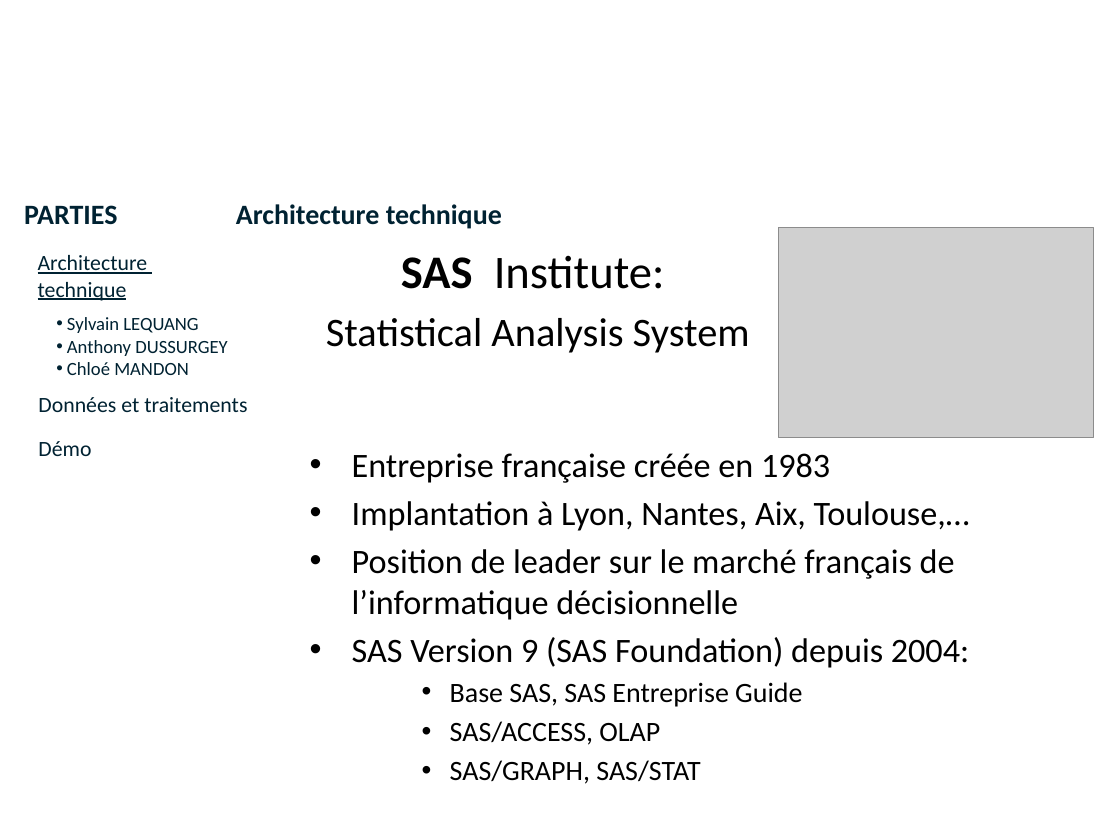
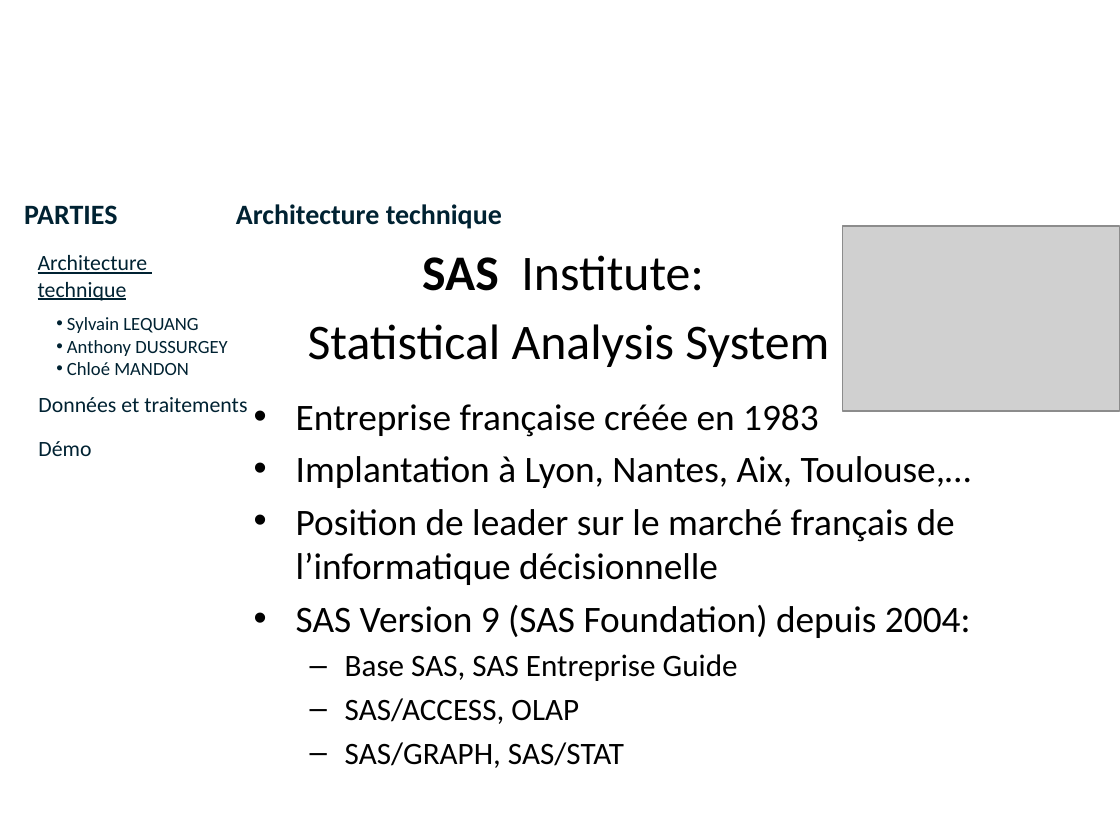
Before and after one commit to lobtec/dartiesgroupe2, a slide deck: slide 8 of PROJET/Soutenance Finale/slides_Architecture_Restitution.pptx. Drawn at 1120x840 pixels with LibreOffice and Linux fonts; fonts in the diff are those of the drawing; grey boxes stand for pictures; background and template pictures are left out. Boxes give left, top, right and bottom in pixels: in the first picture for what was removed or moved away, otherwise in the second. Text is boxed around its words. In the diff, an @@ line names an element or a change of style, - is before the commit and + after.

```diff
--- a/PROJET/Soutenance Finale/slides_Architecture_Restitution.pptx
+++ b/PROJET/Soutenance Finale/slides_Architecture_Restitution.pptx
@@ text "SAS Institute:" moved from (x1=326, y1=255, x2=750, y2=353) to (x1=308, y1=255, x2=829, y2=367) @@
@@ text "SAS Institute:" at (x1=308, y1=255, x2=829, y2=367): size 30 to 32 pt in "SAS Institute:"; size 26 to 32 pt in "Statistical Analysis System"; more space between paragraphs @@
@@ picture resized from (x1=778, y1=227, x2=1093, y2=438) to (x1=842, y1=226, x2=1120, y2=411) @@
@@ text "Entreprise française créée en 1983" moved from (x1=352, y1=453, x2=970, y2=784) to (x1=296, y1=404, x2=971, y2=768) @@
@@ text "Entreprise française créée en 1983" at (x1=296, y1=404, x2=971, y2=768): size 22 to 24 pt in "Entreprise française créée en 1983", "Implantation à Lyon, Nantes, Aix, Toulouse,…", "Position de leader sur le marché français ...", "SAS Version 9 (SAS Foundation) depuis 2004:"; size 18 to 20 pt in "Base SAS, SAS Entreprise Guide", "SAS/ACCESS, OLAP", "SAS/GRAPH, SAS/STAT"; list level 2 to 1 in "Entreprise française créée en 1983"; list level 2 to 1 in "Implantation à Lyon, Nantes, Aix, ..."; list level 2 to 1 in "Position de leader sur le ..."; list level 2 to 1 in "SAS Version 9 (SAS Foundation) ..."; bullet • to –; list level 3 to 2 in "Base SAS, SAS Entreprise Guide"; list level 3 to 2 in "SAS/ACCESS, OLAP"; list level 3 to 2 in "SAS/GRAPH, SAS/STAT" @@
```
Also in this commit, not shown: 10 other slides changed.
